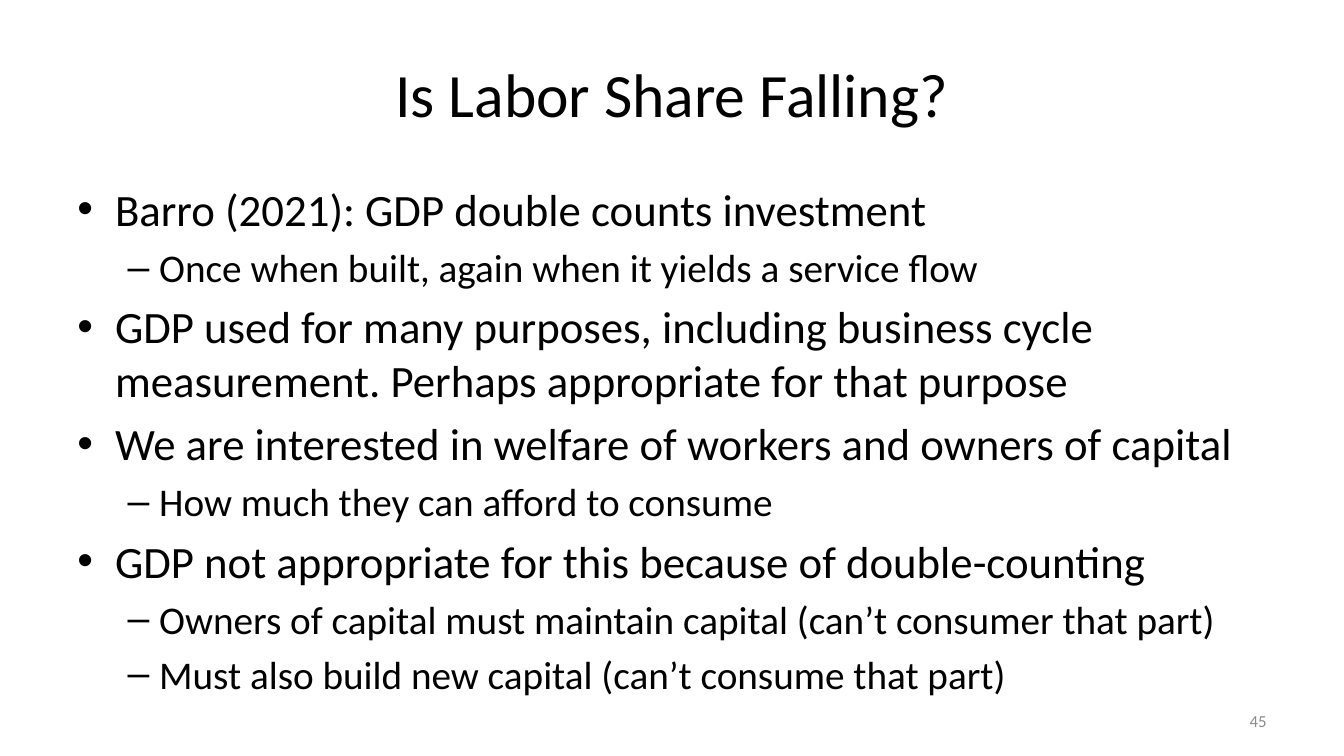
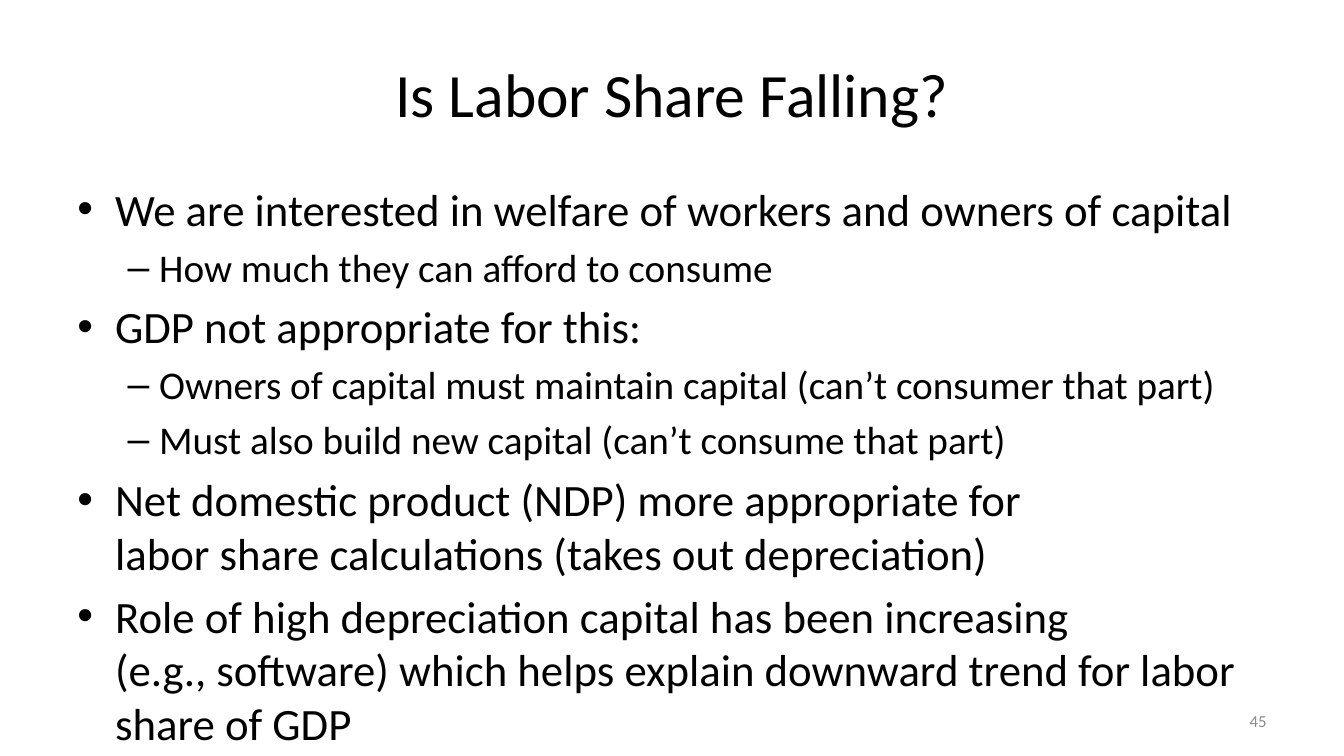
Before and after one commit to jonsteinsson/jonsteinsson.github.io, a slide deck: slide 45 of static/teaching/Lecture02Production.pptx. Drawn at 1344x756 pixels with LibreOffice and Linux fonts; fonts in the diff are those of the drawing. Boxes give left, top, right and bottom in pixels: in the first picture for what was removed or moved away, otherwise in the second. Text is boxed around its words. In the diff, an @@ line names an element or a change of style, - is before the commit and + after.

```diff
--- a/static/teaching/Lecture02Production.pptx
+++ b/static/teaching/Lecture02Production.pptx
@@ text at [115, 193, 1093, 405]: paragraphs removed @@
-• Barro (2021): GDP double counts investment
-  – Once when built, again when it yields a service flow
-• GDP used for many purposes, including business cycle measurement. Perhaps appropriate for that purpose
@@ text at [115, 312, 641, 351]: text changed @@
-• GDP not appropriate for this because of double-counting
+• GDP not appropriate for this:
@@ text at [115, 483, 1234, 741]: paragraphs added @@
+• Net domestic product (NDP) more appropriate for
+  labor share calculations (takes out depreciation)
+• Role of high depreciation capital has been increasing
+  (e.g., software) which helps explain downward trend for labor share of GDP
```
Also in this commit, not shown: 4 other slides changed, 19 slides added, 4 slides removed, 5 other files.
